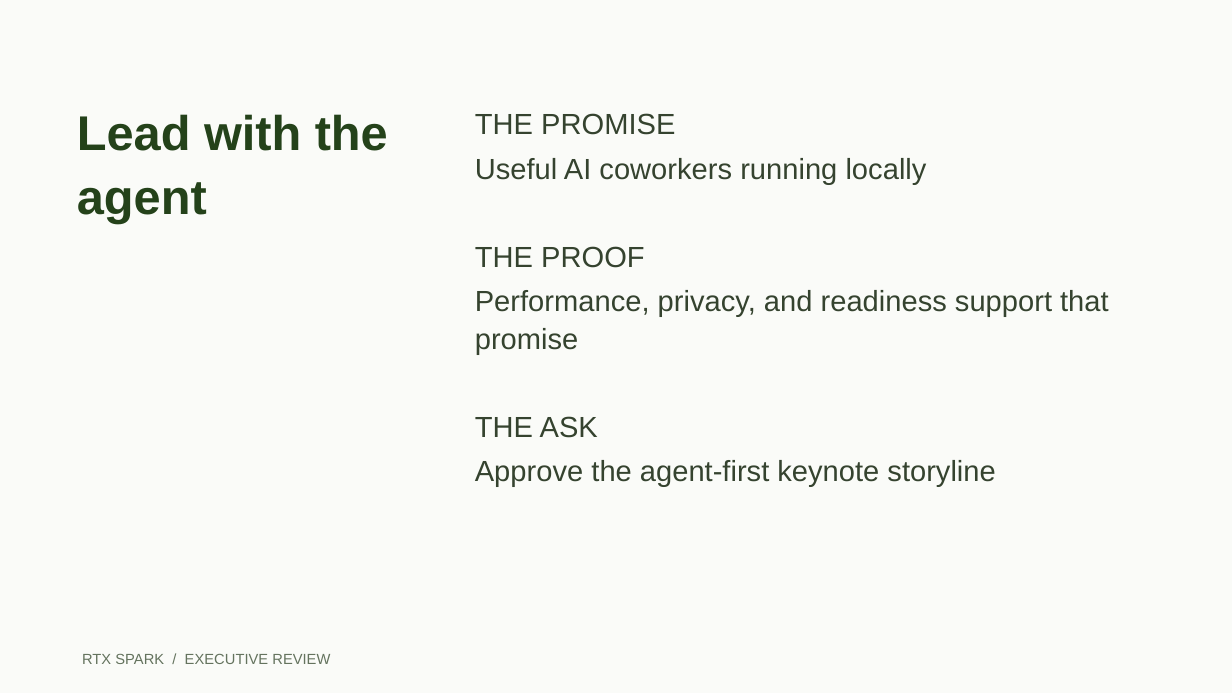
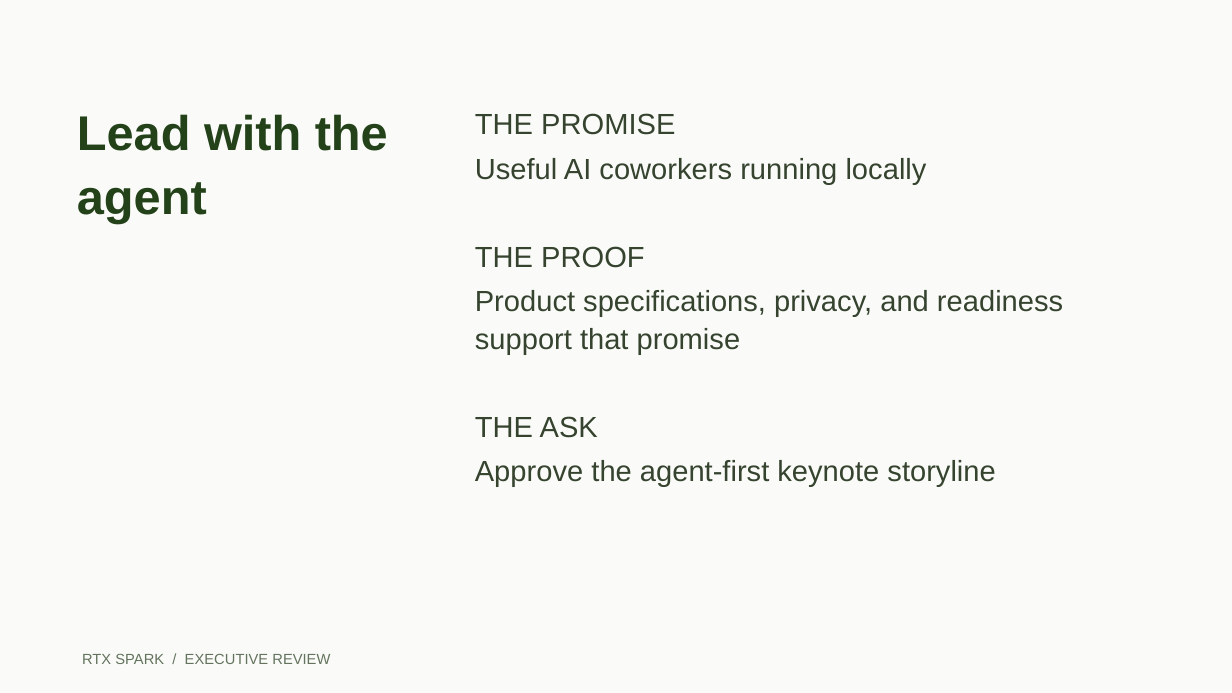
Before and after one commit to CalebJKim/chief-of-staff-agent, a slide deck: slide 2 of demo/templates/rtx-spark-exec-review.pptx. Drawn at 1232x693 pixels with LibreOffice and Linux fonts; fonts in the diff are those of the drawing. Boxes give left, top, right and bottom in pixels: in the first picture for what was removed or moved away, otherwise in the second. Text is boxed around its words. In the diff, an @@ line names an element or a change of style, - is before the commit and + after.

Commit message:
Update product specifications, reference tracker, and Second Brain demo content

```diff
--- a/demo/templates/rtx-spark-exec-review.pptx
+++ b/demo/templates/rtx-spark-exec-review.pptx
@@ text at bbox=[475, 290, 1063, 354]: text changed @@
-Performance, privacy, and readiness support that promise
+Product specifications, privacy, and readiness support that promise
```
Also in this commit, not shown: 2 other slides changed, 32 other files.
